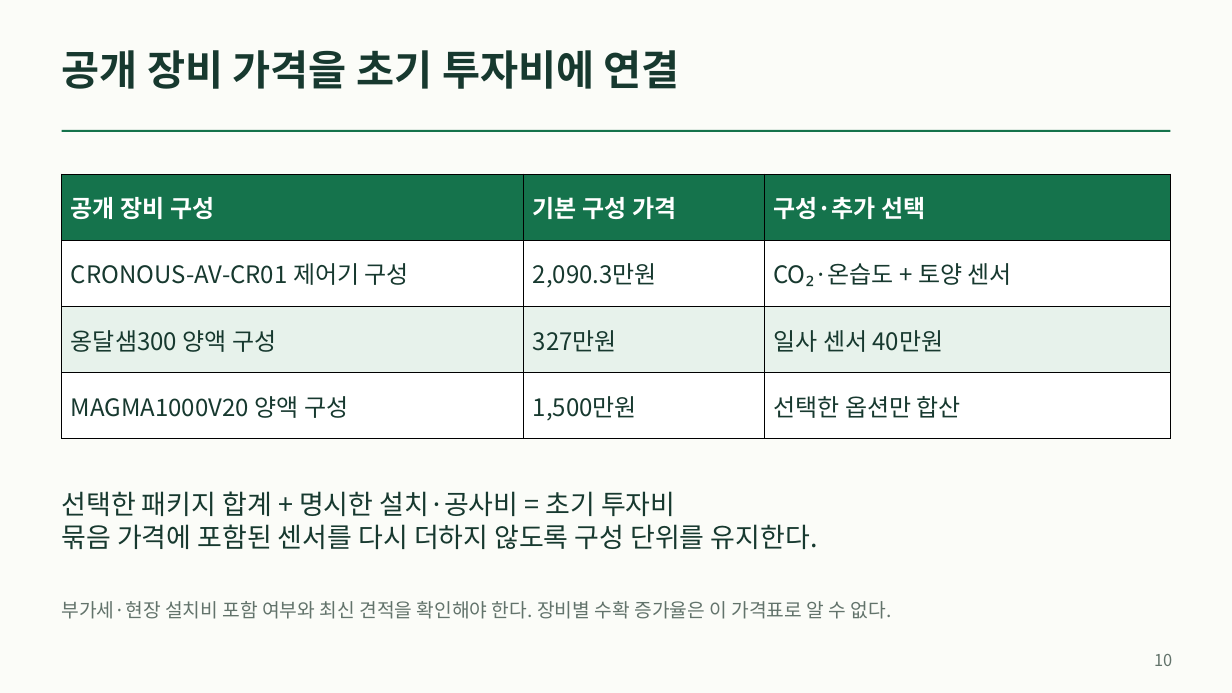
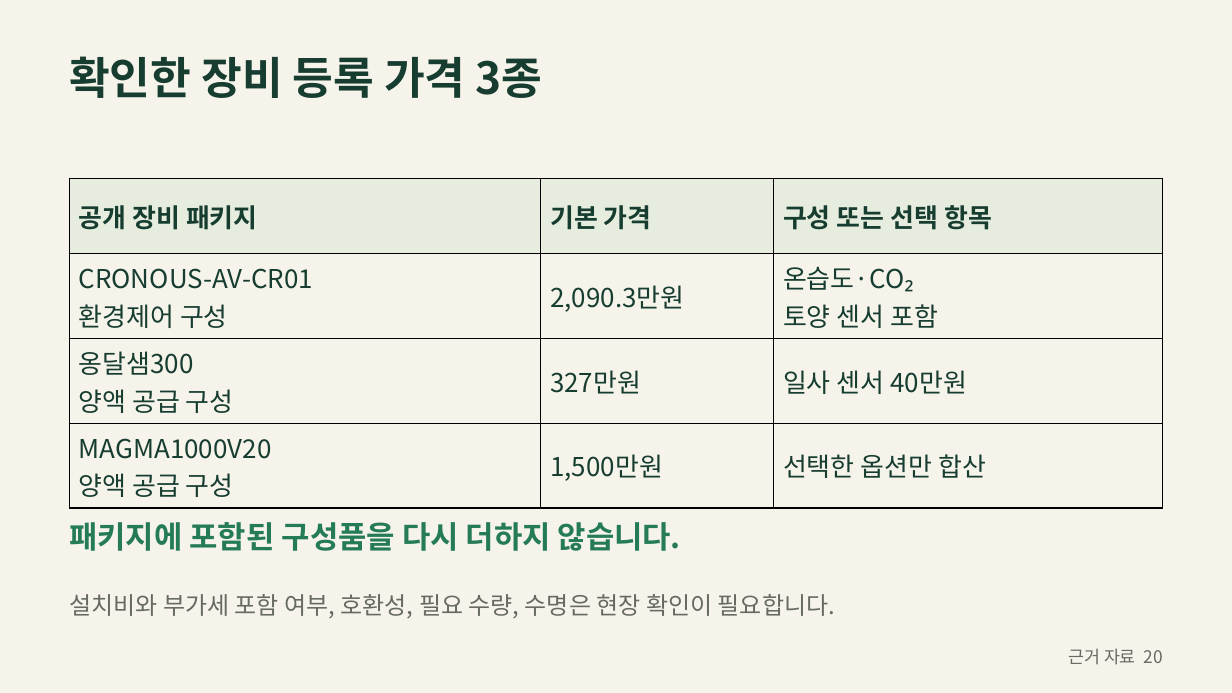
Before and after one commit to jinuk0211/smartfarm-adoption, a slide deck: slide 20 of presentation/smartfarm_proposal.pptx (slide 10 before the commit). Drawn at 1232x693 pixels with LibreOffice and Linux fonts; fonts in the diff are those of the drawing. Boxes give left, top, right and bottom in pixels: in the first picture for what was removed or moved away, otherwise in the second. Text is boxed around its words. In the diff, an @@ line names an element or a change of style, - is before the commit and + after.

```diff
--- a/presentation/smartfarm_proposal.pptx
+++ b/presentation/smartfarm_proposal.pptx
@@ background #FBFCF8 to #F6F3EB @@
@@ text at <box>69,56,542,98</box>: text changed; size 32.2 to 34.5 pt; text colour #17392F to #163D30 @@
-공개 장비 가격을 초기 투자비에 연결
+확인한 장비 등록 가격 3종
@@ line removed from (62, 131) to (1171, 131) @@
@@ table at <box>69,178,1163,501</box> @@
-row 1: 공개 장비 구성 | 기본 구성 가격 | 구성·추가 선택
+row 1: 공개 장비 패키지 | 기본 가격 | 구성 또는 선택 항목
-row 2, column 1: CRONOUS-AV-CR01 제어기 구성
+row 2, column 1: CRONOUS-AV-CR01 / 환경제어 구성
-row 2, column 3: CO₂·온습도 + 토양 센서
+row 2, column 3: 온습도·CO₂ / 토양 센서 포함
-row 3, column 1: 옹달샘300 양액 구성
+row 3, column 1: 옹달샘300 / 양액 공급 구성
-row 4, column 1: MAGMA1000V20 양액 구성
+row 4, column 1: MAGMA1000V20 / 양액 공급 구성
@@ fill #15734C to #E6EDDE in row 1 @@
@@ fill #FFFFFF to #F6F3EB in 6 cells @@
@@ fill #E7F2EB to #F6F3EB in row 3 @@
@@ size 18.8 to 20.2 pt, text colour #17392F to #163D30 in "2,090.3만원", "327만원", "일사 센서 40만원", "1,500만원" and 1 more places @@
@@ table: place and size @@
-table at <box>62,175,1171,439</box>
+table at <box>69,178,1163,501</box>
@@ text at <box>69,522,681,551</box>: text changed; size 21 to 24 pt; text colour #17392F to #247B56; bold on @@
-선택한 패키지 합계 + 명시한 설치·공사비 = 초기 투자비
-묶음 가격에 포함된 센서를 다시 더하지 않도록 구성 단위를 유지한다.
+패키지에 포함된 구성품을 다시 더하지 않습니다.
@@ text at <box>69,594,835,618</box>: text changed; size 15 to 18.8 pt; text colour #62736B to #666A61 @@
-부가세·현장 설치비 포함 여부와 최신 견적을 확인해야 한다. 장비별 수확 증가율은 이 가격표로 알 수 없다.
+설치비와 부가세 포함 여부, 호환성, 필요 수량, 수명은 현장 확인이 필요합니다.
@@ text added at <box>1068,648,1163,665</box>, 13.5 pt, text #666A61 @@
+근거 자료 20
@@ text removed at <box>1154,654,1172,666</box> @@
-10
```
Also in this commit, not shown: 2 other slides changed, 25 slides added, 17 slides removed, 13 other files.
